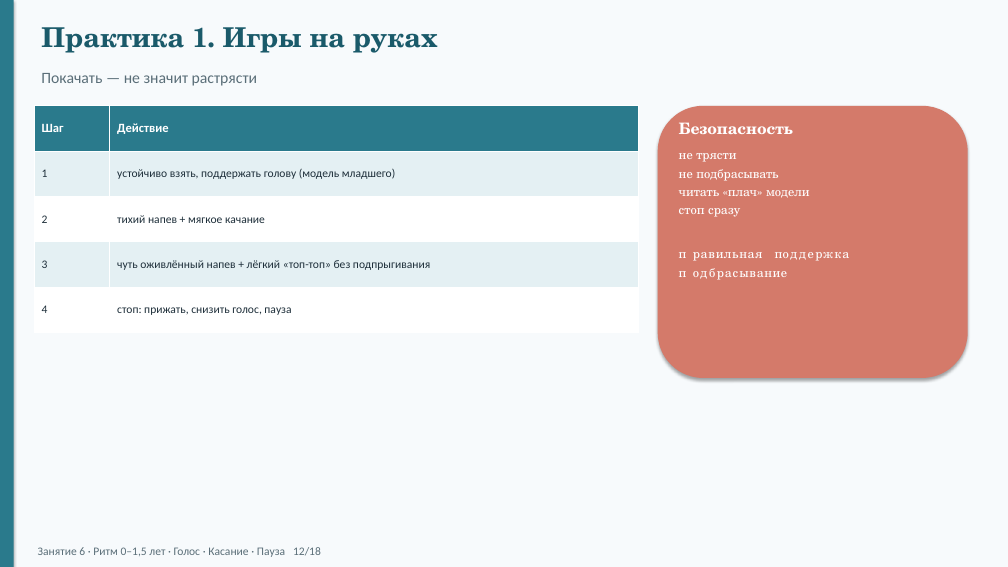
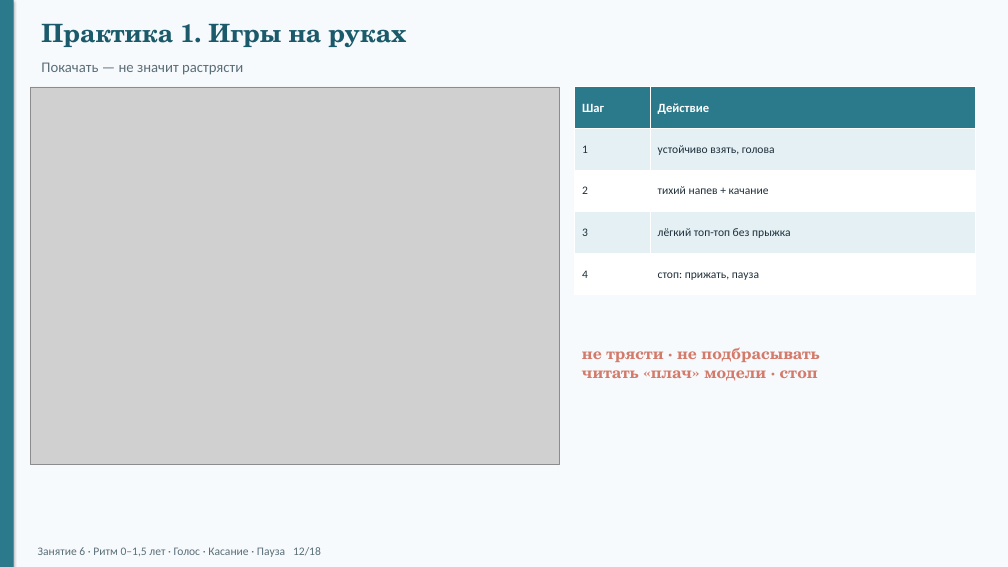
Before and after one commit to Maer-Yakov/vpn-client, a slide deck: slide 12 of docs/konspekty/zanyatie-06-prezentaciya.pptx. Drawn at 1008x567 pixels with LibreOffice and Linux fonts; fonts in the diff are those of the drawing; grey boxes stand for pictures. Boxes give left, top, right and bottom in pixels: in the first picture for what was removed or moved away, otherwise in the second. Text is boxed around its words. In the diff, an @@ line names an element or a change of style, - is before the commit and + after.

```diff
--- a/docs/konspekty/zanyatie-06-prezentaciya.pptx
+++ b/docs/konspekty/zanyatie-06-prezentaciya.pptx
@@ text "Практика 1. Игры на руках" at [41,23,406,47]: size 26 to 24 pt @@
@@ text "Покачать — не значит растрясти": place and size @@
-text "Покачать — не значит растрясти" at [41,73,257,86]
+text "Покачать — не значит растрясти" at [41,62,243,75]
@@ text "Покачать — не значит растрясти" at [41,62,243,75]: size 15 to 14 pt @@
@@ picture added at [30,87,560,465] @@
@@ table at [575,87,975,295] @@
-row 2, column 2: устойчиво взять, поддержать голову (модель младшего)
+row 2, column 2: устойчиво взять, голова
-row 3, column 2: тихий напев + мягкое качание
+row 3, column 2: тихий напев + качание
-row 4, column 2: чуть оживлённый напев + лёгкий «топ-топ» без подпрыгивания
+row 4, column 2: лёгкий топ-топ без прыжка
-row 5, column 2: стоп: прижать, снизить голос, пауза
+row 5, column 2: стоп: прижать, пауза
@@ table: place and size @@
-table at [34,106,639,333]
+table at [575,87,975,295]
@@ rounded rectangle removed at [658,106,968,378] @@
@@ text removed at [679,122,793,134] @@
-Безопасность
@@ text at [582,347,819,381]: text changed; size 12 to 15 pt; text colour #FFFFFF to #D47A6A; bold on @@
-не трясти
-не подбрасывать
-читать «плач» модели
-стоп сразу
-✓ правильная поддержка
-✕ подбрасывание
+не трясти · не подбрасывать
+читать «плач» модели · стоп
```
Also in this commit, not shown: 17 other slides changed, 21 other files.
